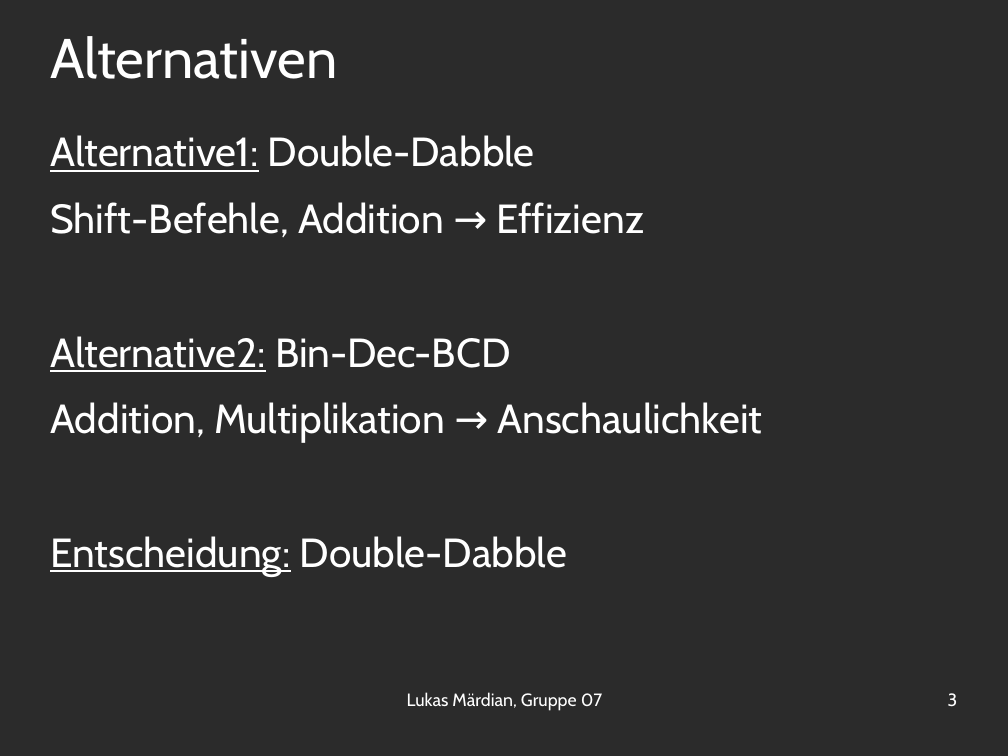
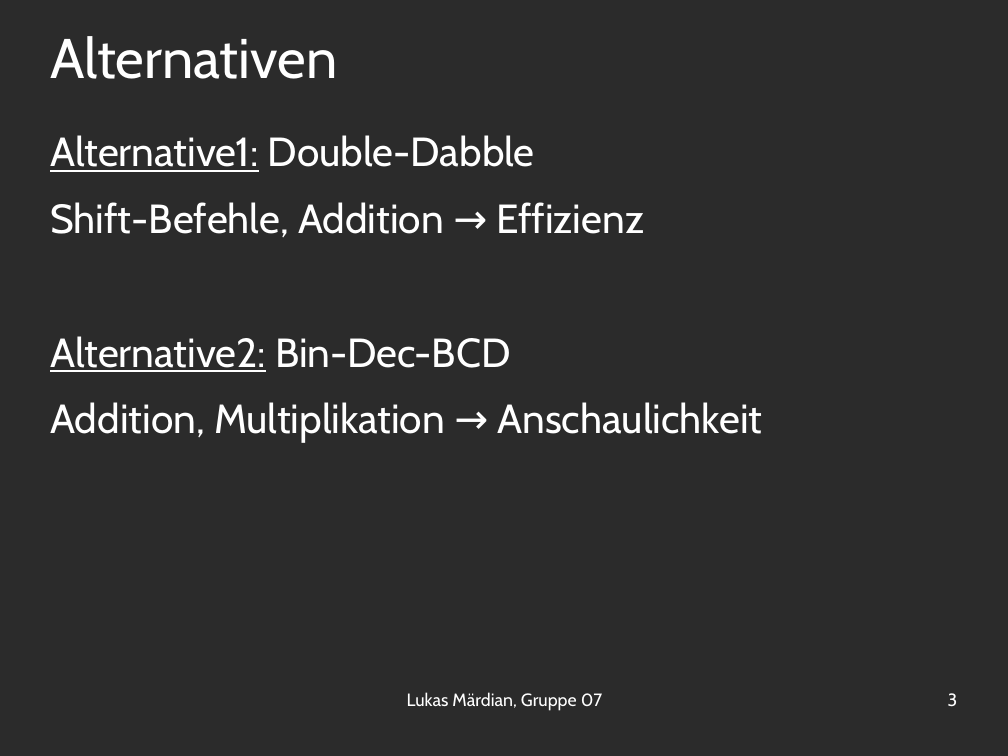
Before and after one commit to OrestTa/etip, a slide deck: slide 3 of Projekt1/Vortrag/vortrag1.odp. Drawn at 1008x756 pixels with LibreOffice and Linux fonts; fonts in the diff are those of the drawing; background and template pictures are left out; a plain dark background stands for a picture behind light text. Boxes give left, top, right and bottom in pixels: in the first picture for what was removed or moved away, otherwise in the second. Text is boxed around its words. In the diff, an @@ line names an element or a change of style, - is before the commit and + after.

```diff
--- a/Projekt1/Vortrag/vortrag1.odp
+++ b/Projekt1/Vortrag/vortrag1.odp
@@ text at [50, 536, 567, 576]: paragraph removed @@
-Entscheidung: Double-Dabble
```
Also in this commit, not shown: 2 other slides changed, 2 slides removed.
